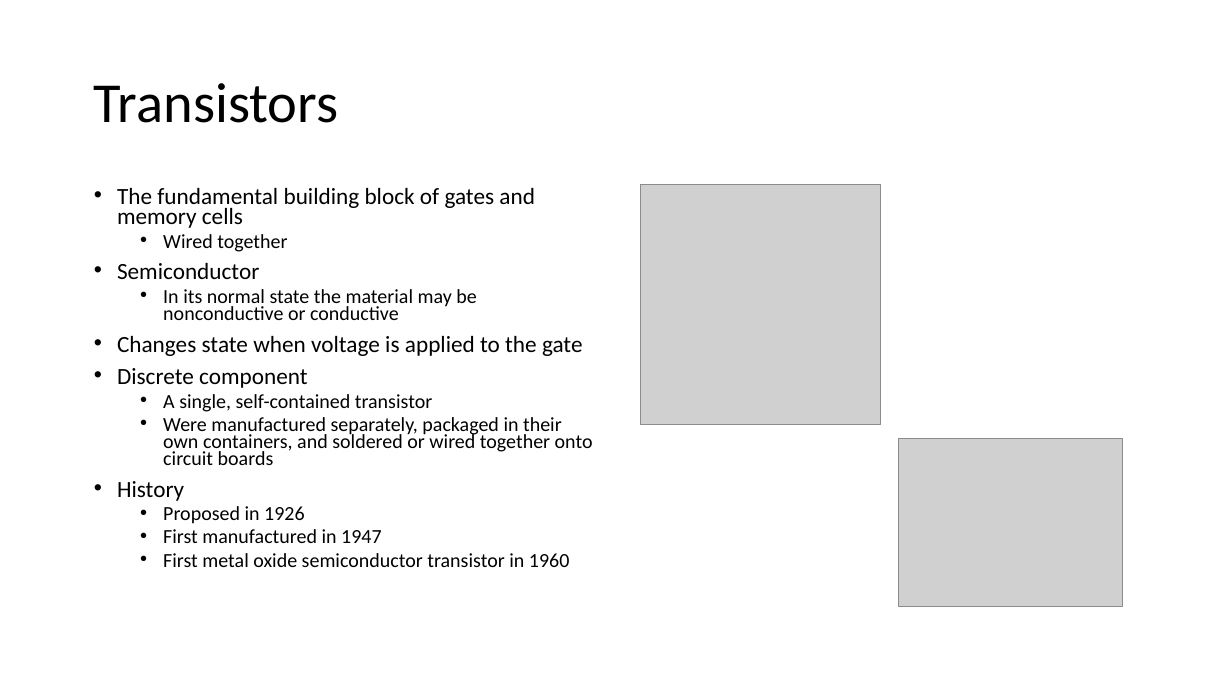
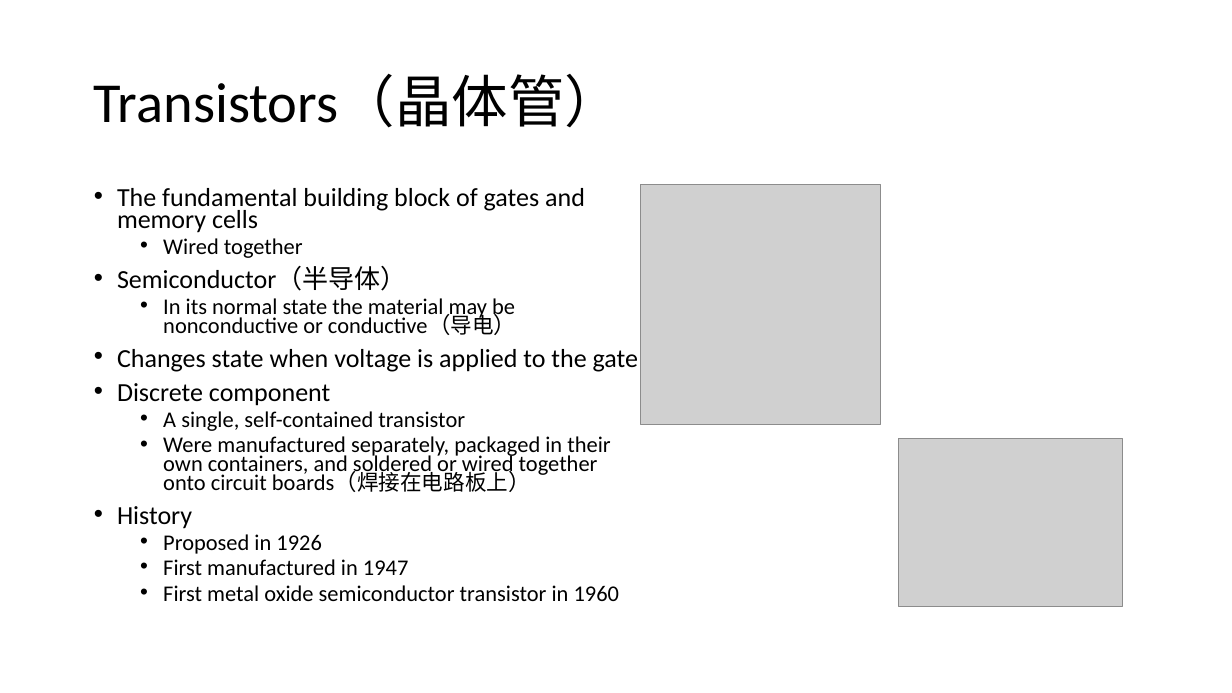
Before and after one commit to vcboy1/Leeds, a slide deck: slide 9 of 26fall/1860/Lecture/Week1/Lecture 1.1.2.pptx. Drawn at 1232x693 pixels with LibreOffice and Linux fonts; fonts in the diff are those of the drawing; grey boxes stand for pictures; background and template pictures are left out. Boxes give left, top, right and bottom in pixels: in the first picture for what was removed or moved away, otherwise in the second. Text is boxed around its words. In the diff, an @@ line names an element or a change of style, - is before the commit and + after.

```diff
--- a/26fall/1860/Lecture/Week1/Lecture 1.1.2.pptx
+++ b/26fall/1860/Lecture/Week1/Lecture 1.1.2.pptx
@@ title at (94, 74, 621, 128): text changed @@
-Transistors
+Transistors（晶体管）
@@ text at (117, 188, 638, 601): size 18.1 to 20.3 pt in "The fundamental building block of gates and ...", "Changes state when voltage is applied to ...", "Discrete component", "History"; size 15.6 to 17.5 pt in "Wired together", "A single, self-contained transistor", "Proposed in 1926", "First manufactured in 1947" and 1 more places @@
@@ text at (117, 267, 516, 335): text changed; size 15.6 to 17.5 pt @@
-• Semiconductor
-  • In its normal state the material may be nonconductive or conductive
+• Semiconductor（半导体）
+  • In its normal state the material may be nonconductive or conductive（导电）
@@ text at (163, 436, 610, 492): text changed; size 15.6 to 17.5 pt @@
-  • Were manufactured separately, packaged in their own containers, and soldered or wired together onto circuit boards
+  • Were manufactured separately, packaged in their own containers, and soldered or wired together onto circuit boards（焊接在电路板上）
```
Also in this commit, not shown: 2 other slides changed, 6 other files.
